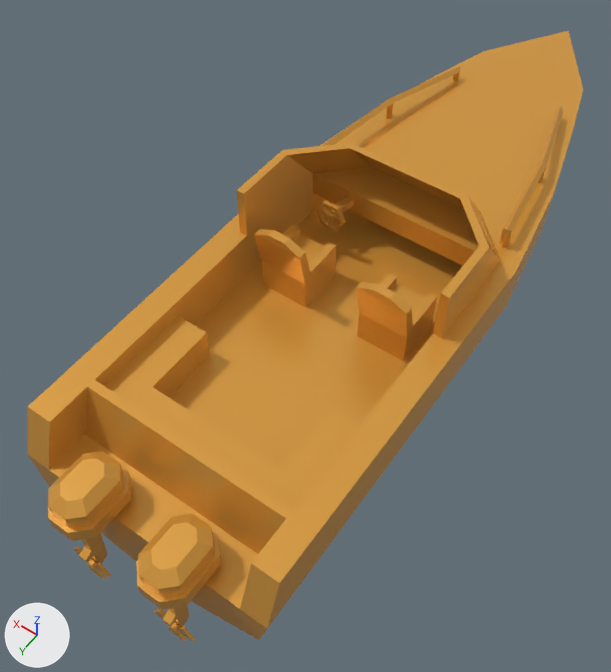
A saved change to the glTF model public/models/boat-speed.glb.
Both versions are drawn from a 50 mm camera at (-3.25, 6.68, 7.8) aimed at (0.39, 1.58, -0.21). Arrows for +X, +Y and +Z are at lower left; the lights stay in place. Where no turn or scale is listed for an object, it has been applied to the vertices.

In view in the first picture: 'boat-speed'.
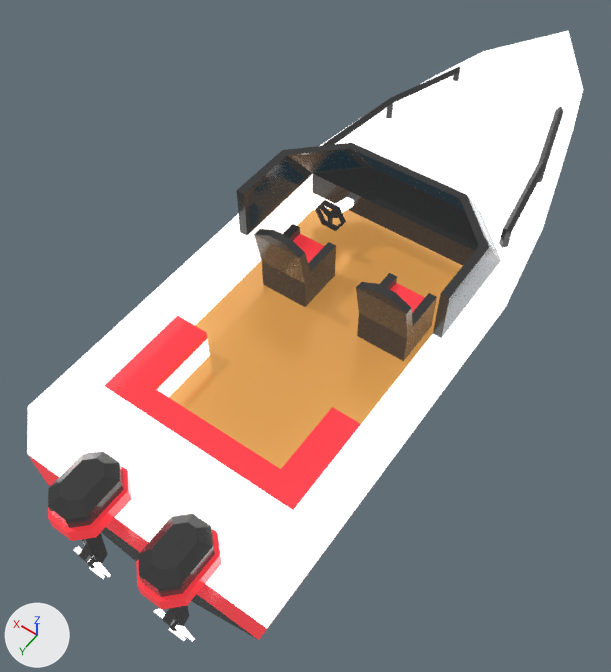
Changed parts and their boxes (x1, y1, x2, y2) in the pictures (611 x 672 px):
'boat-speed', recoloured: (27, 31, 583, 642) in both

The edits, one by one:
Picture 'base' (img_base) is new.
Material 'LOWPOLY-COLORS.001' (mat_lowpoly_colors_001) is new.
Uses the picture img_base.
me_boat_speed has 548 vertices, 1048 faces and spans x -1.5..1.5, y -4.28..5.23, z -1.0..1.63.
me_boat_speed no longer uses material mat_lowpoly_colors (orange #e7a747).
me_boat_speed now uses material mat_lowpoly_colors_001.
